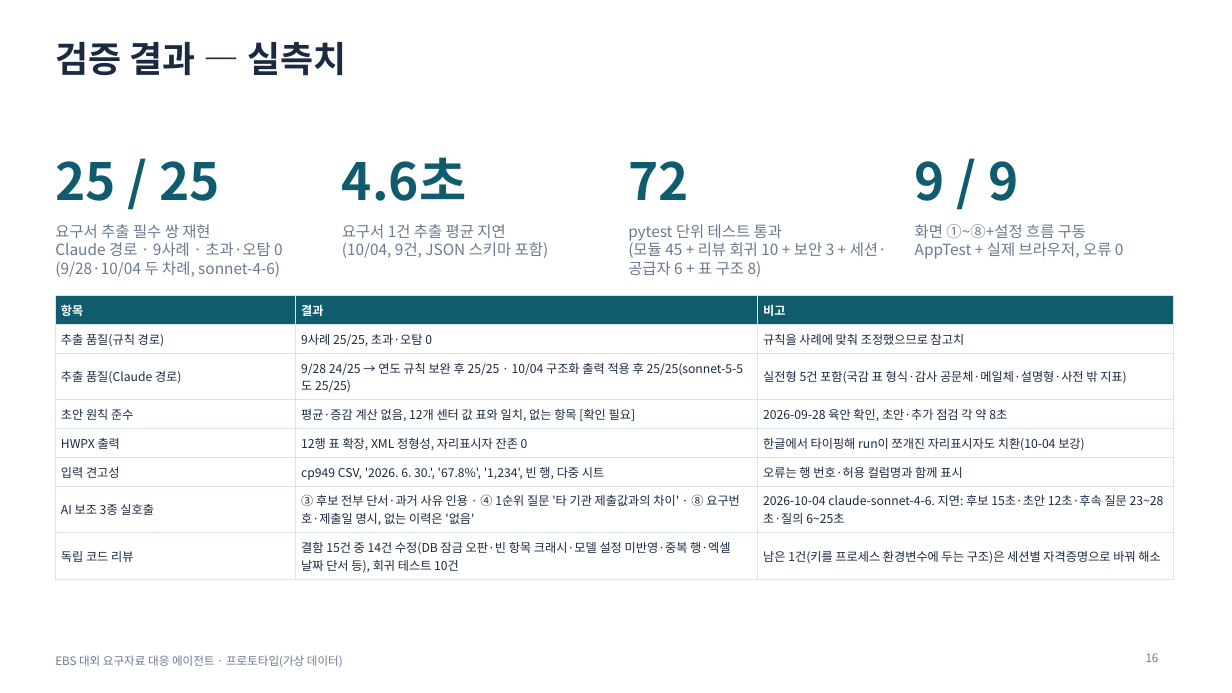
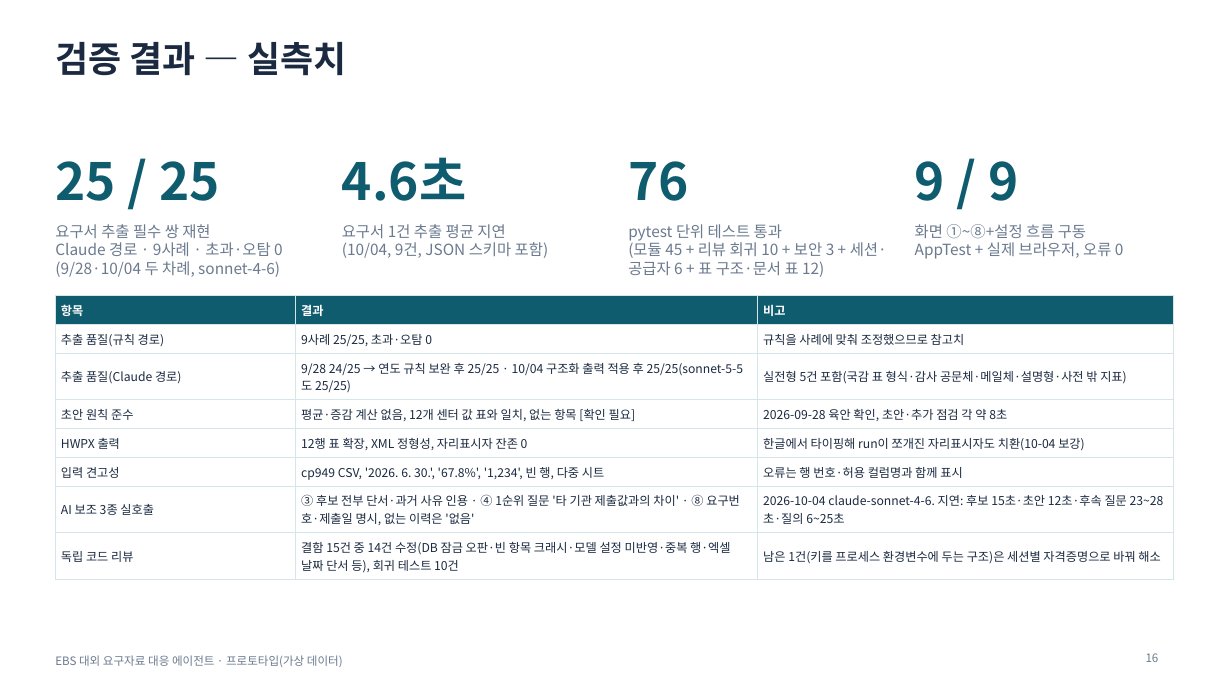
Before and after one commit to lts134/ebsjajucenter, a slide deck: slide 16 of app/docs/발표자료_EBS_요구자료대응에이전트.pptx. Drawn at 1232x693 pixels with LibreOffice and Linux fonts; fonts in the diff are those of the drawing. Boxes give left, top, right and bottom in pixels: in the first picture for what was removed or moved away, otherwise in the second. Text is boxed around its words. In the diff, an @@ line names an element or a change of style, - is before the commit and + after.

```diff
--- a/app/docs/발표자료_EBS_요구자료대응에이전트.pptx
+++ b/app/docs/발표자료_EBS_요구자료대응에이전트.pptx
@@ text at bbox=[628, 161, 689, 201]: text changed @@
-72
+76
@@ text at bbox=[628, 240, 887, 277]: text changed @@
-(모듈 45 + 리뷰 회귀 10 + 보안 3 + 세션·공급자 6 + 표 구조 8)
+(모듈 45 + 리뷰 회귀 10 + 보안 3 + 세션·공급자 6 + 표 구조·문서 표 12)
```
Also in this commit, not shown: 1 other slide changed, 14 other files.
